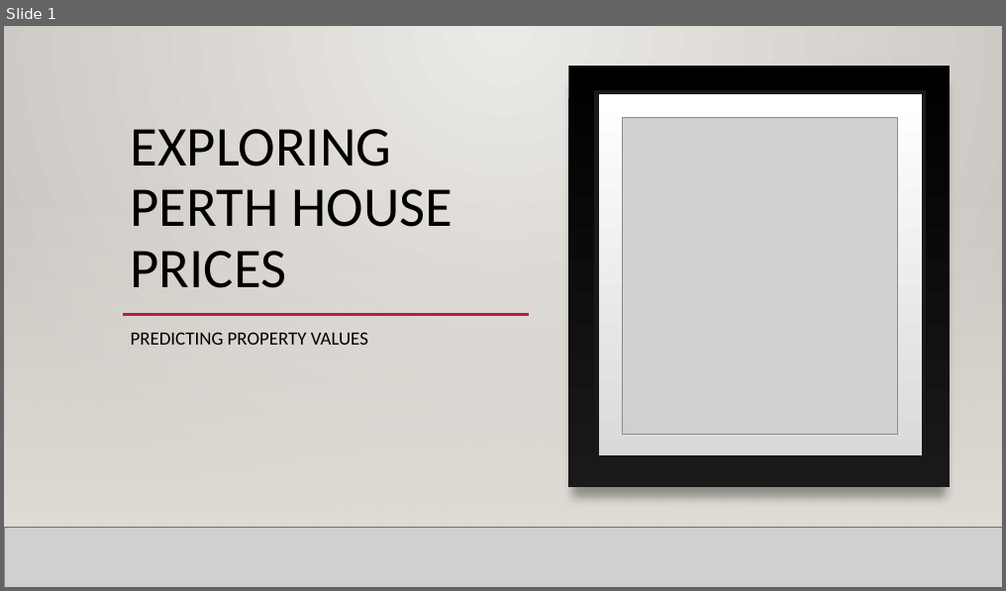
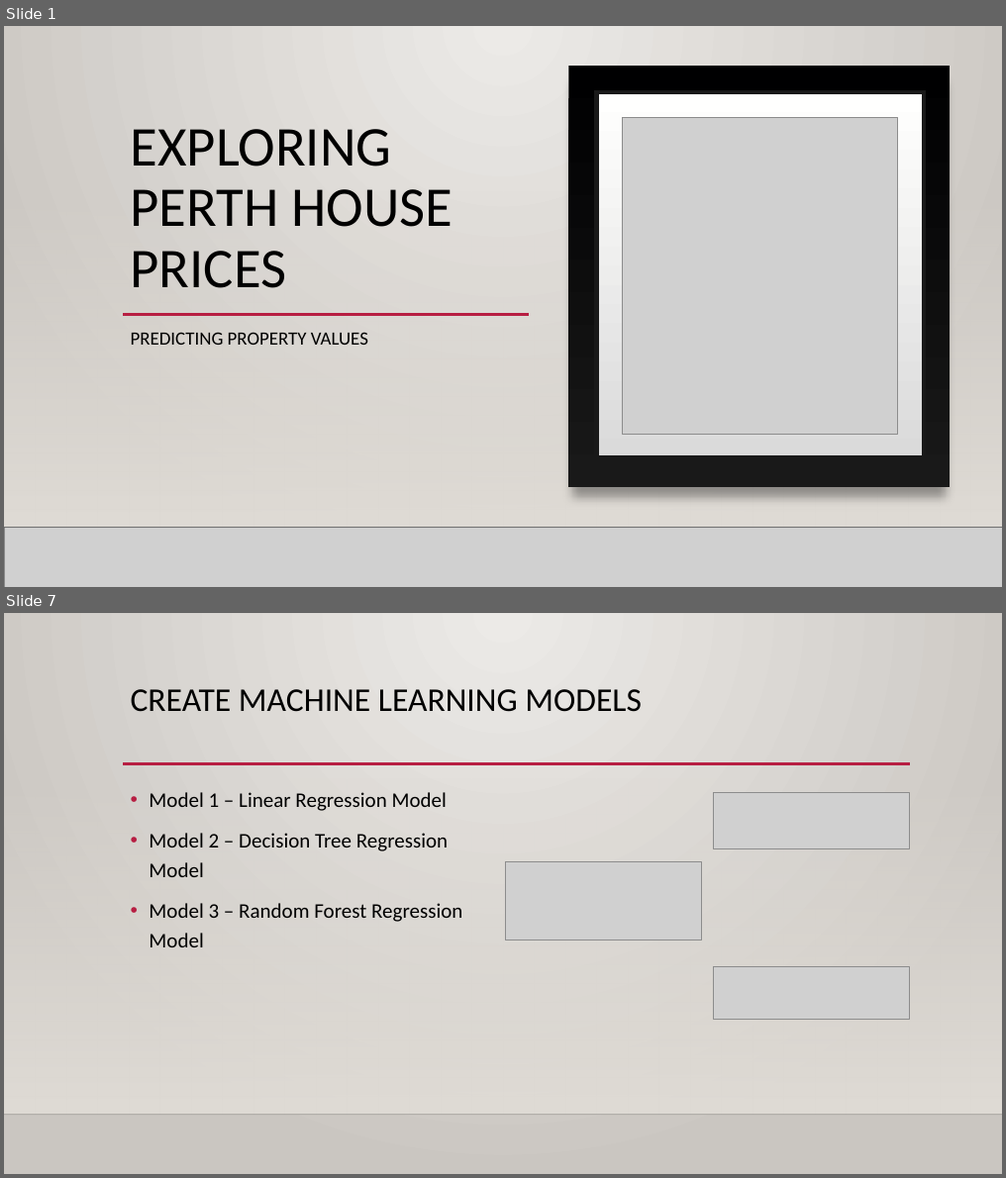
Before and after one commit to TroyFoote/Exploring_Perth_House_Prices, a slide deck: Exploring perth house prices.pptx. Shown one above the other, each under a label of ours: slide 1 before the commit, slides 1 and 7 after it; the slides between them are not shown. The pictures are 1006x591 and 1006x1178 pixels, drawn with LibreOffice and Linux fonts; fonts in the diff are those of the drawing; grey boxes stand for pictures; background and template pictures are left out. Boxes give left, top, right and bottom in pixels: in the first picture for what was removed or moved away, otherwise in the second. Text is boxed around its words. In the diff, an @@ line names an element or a change of style, - is before the commit and + after.

```diff
--- a/Exploring perth house prices.pptx
+++ b/Exploring perth house prices.pptx
@@ slide 7 added at (4, 613, 1002, 1174), background gradient #ECEAE7 to #CAC7C1; not listed: 2 template elements that a slide beside it also shows @@
@@ title added at (131, 689, 642, 712), 32 pt, text #000000 @@
+CREATE MACHINE LEARNING MODELS
@@ line added from (123, 764) to (910, 764), #B71E42 2.5 pt @@
@@ text added at (149, 792, 462, 948), 20 pt, text #000000 @@
+• Model 1 – Linear Regression Model
+• Model 2 – Decision Tree Regression Model
+• Model 3 – Random Forest Regression Model
@@ picture added at (714, 792, 909, 849) @@
@@ picture added at (506, 861, 702, 940) @@
@@ picture added at (714, 966, 909, 1020) @@
```
Also in this commit, not shown: 1 slide changed, 9 other slides added, 1 slide removed, 2 other files.
